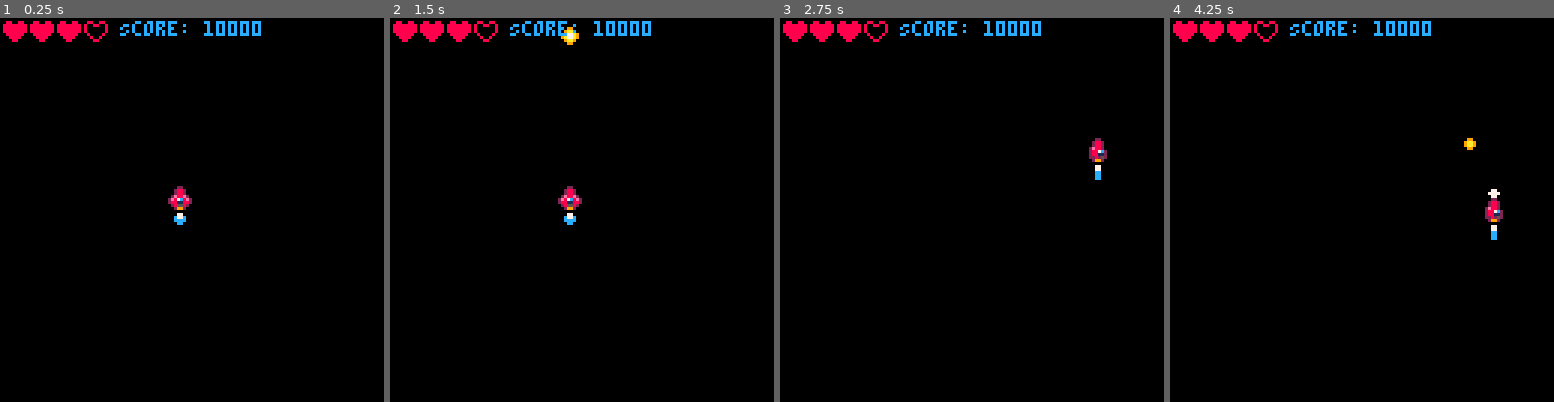
Above: before the commit, frames 1-4 (left to right).
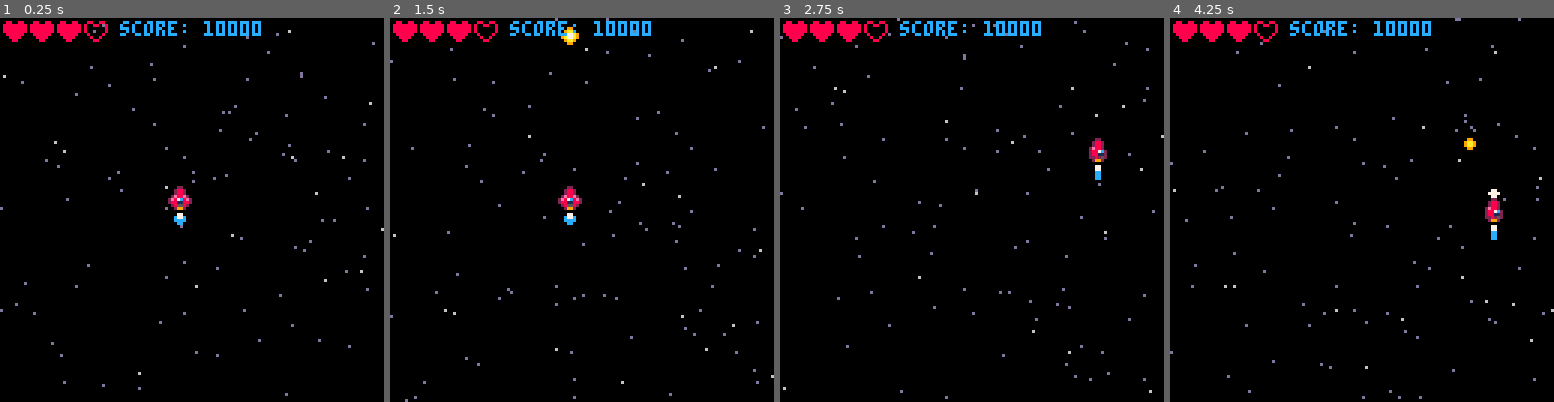
Above: after the commit, the same moments.

Repository: annoyingmouse/shmup
Game: PICO-8 cartridge shmup/shmup.p8
The game is run twice, just before and just after one commit, with the same random seed, the same clock (stepped at 60 frames per second) and the same inputs.
Inputs:
- Up to frame 1 (0.25 s): no input
- Up to frame 2 (1.5 s): tap X (X key) at 0.33, 1.07 s
- Up to frame 3 (2.75 s): hold Right 1.6-2.1 s; tap X (X key) at 1.85 s; hold Up 2.15-2.42 s; hold Right from 2.47 s (still down)
- Up to frame 4 (4.25 s): tap X (X key) at 2.97, 4.08 s; release Right at 3.03 s; hold Left 3.08-3.58 s; hold Down 3.63-3.97 s; hold Right from 4.02 s (still down)

The runs differ from the first frame. In frame 1, 0.6% of the frame differs, in the area x 0-100%, y 0-99%; in frame 2, 0.6%; in frame 3, 0.6%; in frame 4, 0.7%, in the area x 0-100%, y 0-100%.

Commit message:
🔧 (.vscode/settings.json): add "all" to the list of disabled diagnostics for better coverage ✨ (main.lua): add starfield functionality to generate and draw stars in the game 📝 (shmup.p8): include starfield.lua in the PICO-8 cartridge for starfield functionality 📝 (starfield.lua): add functions to generate and draw a starfield in the game

Diff:
--- a/shmup/main.lua
+++ b/shmup/main.lua
@@ -1,5 +1,6 @@
 local player = nil
 local bullets = nil
+local stars = nil
 
 function _init()
   cls(0)
@@ -16,6 +17,7 @@
     lives = 3
   }
   bullets = {}
+  stars = GenerateStarField(100) -- Generate the starfield
 end
 
 function _update() -- 30 times a second
@@ -79,6 +81,7 @@
 
 function _draw()
   cls(0)
+  Starfield(stars) -- Call the starfield function to draw stars
   spr(player.sprite, player.x - 8, player.y - 8)
   spr(player.jet.sprite, player.x - 8, player.y) -- Draw the player sprite
   -- Draw bullets
@@ -91,7 +94,7 @@
     circfill(player.x - 4, player.y - 10, player.muzzle, 7) -- Draw a circle around the player
   end
   --print("Score: " .. player.score, 8, 8, 7) -- Display the score at the top left corner
-  print("Score: " .. player.score, 40, 1, 12)
+  print("score: " .. player.score, 40, 1, 12)
   for i = 1, 4 do
     if player.lives >= i then
       spr(25, i * 9 - 8,  1) -- Draw the heart sprite
--- a/shmup/shmup.p8
+++ b/shmup/shmup.p8
@@ -2,6 +2,7 @@
 version 42
 __lua__
 #include main.lua
+#include starfield.lua
 __gfx__
 00000000000402000040040000204000000000000000000000999900000000000000000000000000000000000000000000000000000000000000000000000000
 000000000004020000400400002040000000000000099000099aa990000000000000000000000000000000000000000000000000000000000000000000000000
--- /dev/null
+++ b/shmup/starfield.lua
@@ -0,0 +1,25 @@
+function GenerateStarField(star_num)
+  local starfield = {}
+  for i = 1, star_num do
+    local star = {
+      x = flr(rnd(128)),
+      y = flr(rnd(128)),
+      speed = rnd(1) + 0.5 -- Random speed between 0.5 and 1.5
+    }
+    add(starfield, star)
+  end
+  return starfield
+end
+
+function Starfield(stars)
+  for star in all(stars) do
+    local star_colour = 6
+    if star.speed < 1.25 then
+      star_colour = 13 -- Dimmer colour for slower stars
+    elseif star.speed < 1 then
+      star_colour = 1 -- Much dimmer colour for slower stars
+    end
+    pset(star.x, star.y, star_colour)
+    star.y = (star.y + star.speed) % 128 -- Move stars vertically
+  end
+end
